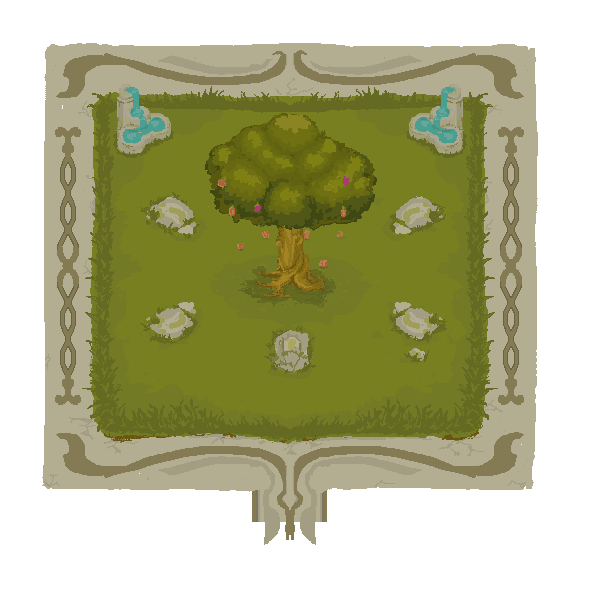
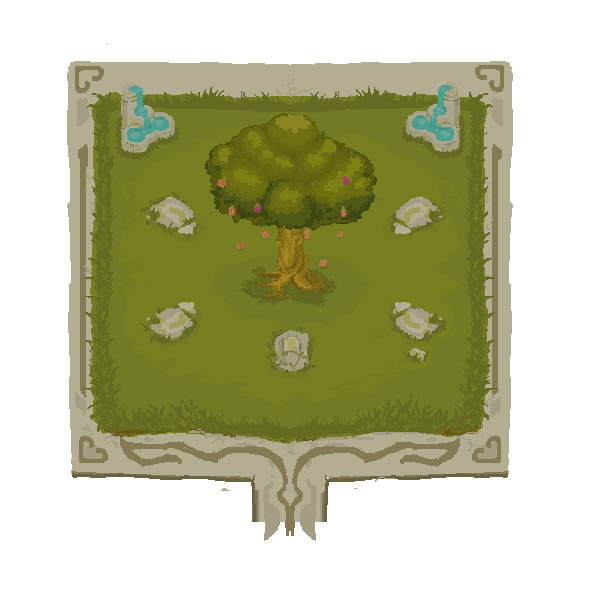
The second 590 × 606 image is a revision of the first. Changes to its layers:
painted on "garden_room_fonte" (1st of 2) over [113,83,180,160]
painted on "garden_room_fonte" (2nd of 2) over [401,82,467,159]
painted on "Layer 65" over [43,350,526,488]
painted on "dark grass" over [160,393,420,437]
painted on "Layer 64" over [109,104,472,441]
painted on "Layer 4" over [104,430,477,438]
renamed "Layer 46" to "Layer 66", hid it over [52,50,528,545]
added layer "Layer 74" above "Layer 75" over [75,65,504,541]
added layer "Layer 75" above "Layer 2" over [75,98,503,468]
painted on "Layer 2" over [42,43,538,522]
